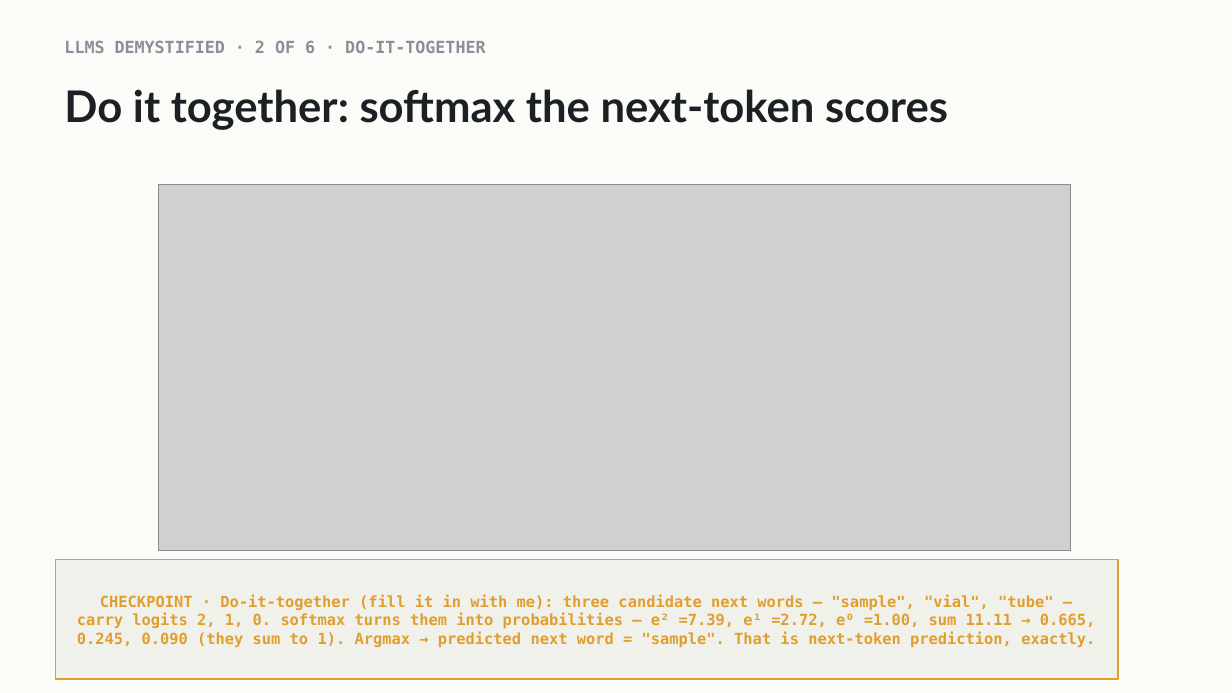
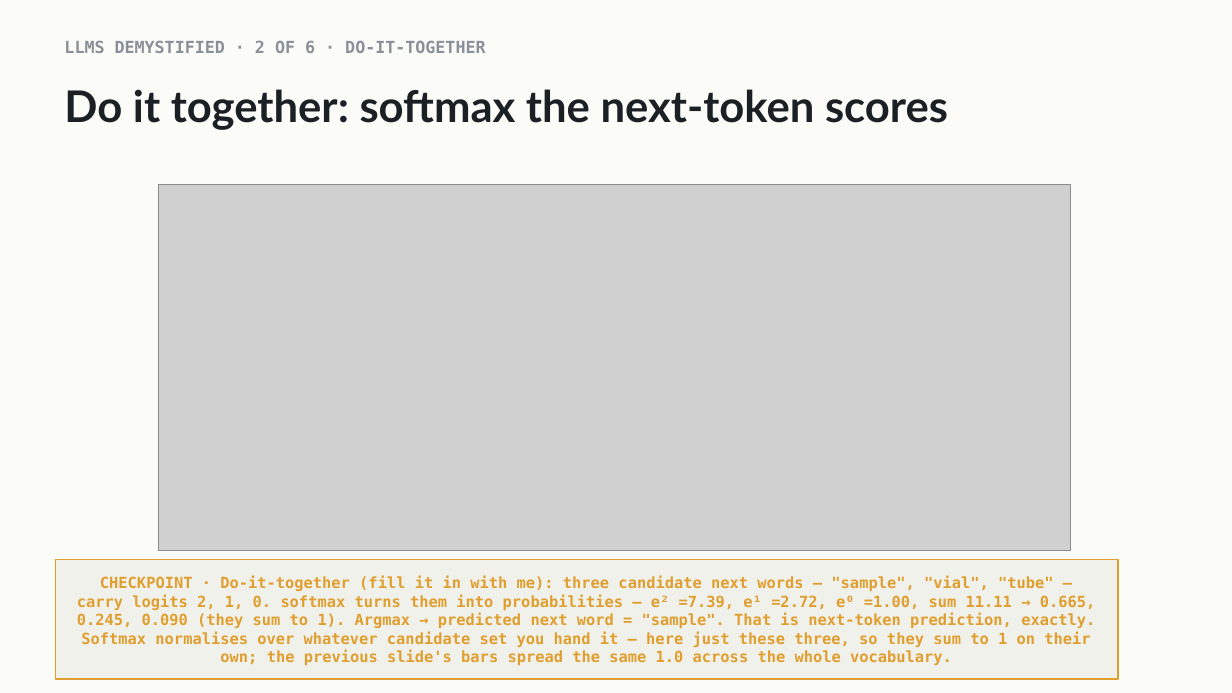
Before and after one commit to indigobio/msacl_dl_course, a slide deck: slide 4 of slides/pptx/lecture13_llms_landscape.pptx. Drawn at 1232x693 pixels with LibreOffice and Linux fonts; fonts in the diff are those of the drawing; grey boxes stand for pictures. Boxes give left, top, right and bottom in pixels: in the first picture for what was removed or moved away, otherwise in the second. Text is boxed around its words. In the diff, an @@ line names an element or a change of style, - is before the commit and + after.

Commit message:
no-mistakes(review): reconcile softmax slides, refresh README, flatten claude()

```diff
--- a/slides/pptx/lecture13_llms_landscape.pptx
+++ b/slides/pptx/lecture13_llms_landscape.pptx
@@ text in rectangle at (77, 575, 1096, 665): text changed @@
-CHECKPOINT · Do-it-together (fill it in with me): three candidate next words — "sample", "vial", "tube" — carry logits 2, 1, 0. softmax turns them into probabilities — e² =7.39, e¹ =2.72, e⁰ =1.00, sum 11.11 → 0.665, 0.245, 0.090 (they sum to 1). Argmax → predicted next word = "sample". That is next-token prediction, exactly.
+CHECKPOINT · Do-it-together (fill it in with me): three candidate next words — "sample", "vial", "tube" — carry logits 2, 1, 0. softmax turns them into probabilities — e² =7.39, e¹ =2.72, e⁰ =1.00, sum 11.11 → 0.665, 0.245, 0.090 (they sum to 1). Argmax → predicted next word = "sample". That is next-token prediction, exactly. Softmax normalises over whatever candidate set you hand it — here just these three, so they sum to 1 on their own; the previous slide's bars spread the same 1.0 across the whole vocabulary.
```
Also in this commit, not shown: 4 other files.
